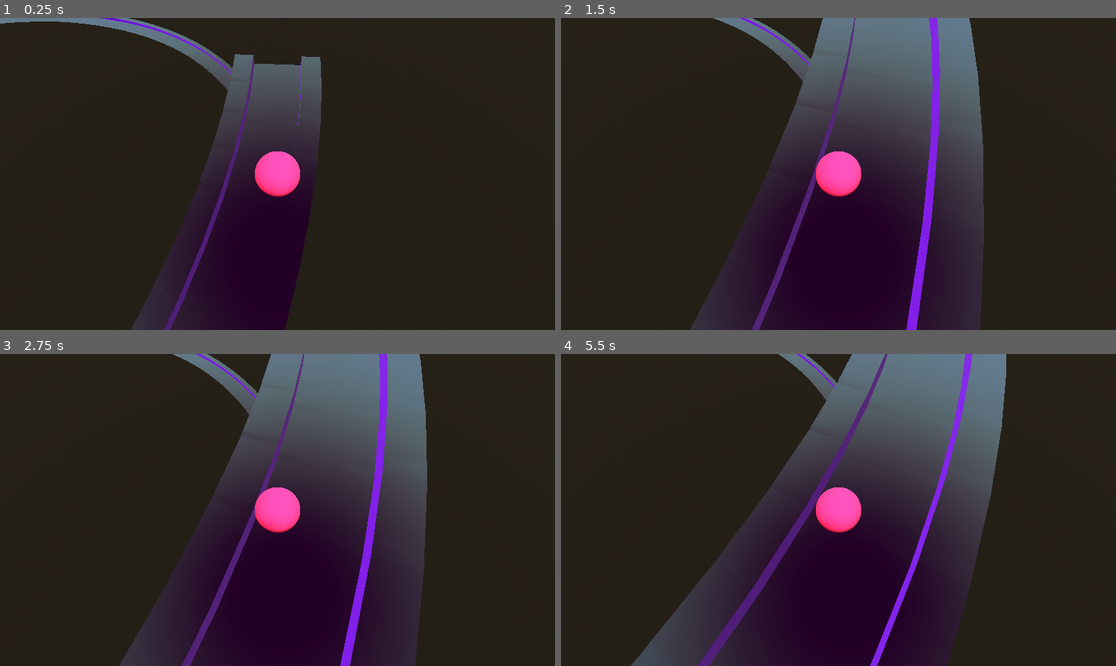
Above: before the commit, frames 1-4 (two rows, left to right).
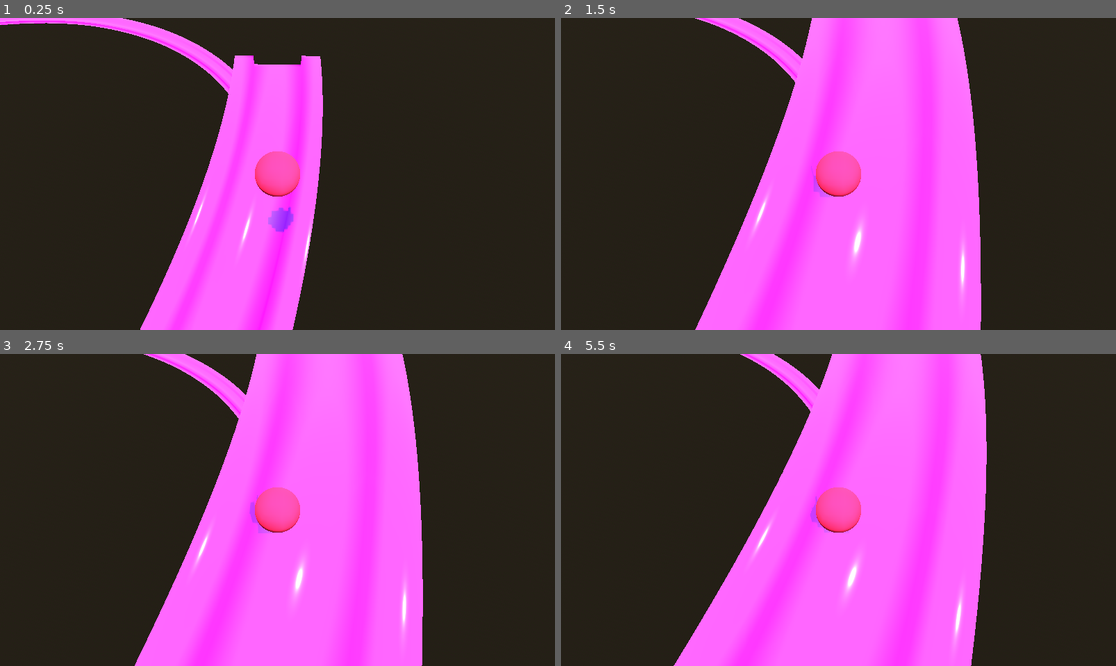
Above: after the commit, the same moments.

Repository: ArijaK/luge_vr
Game: Godot game, scene res://main.tscn
The game is run twice, just before and just after one commit, with the same random seed, the same clock (stepped at 60 frames per second) and the same inputs.
Inputs:
- Up to frame 1 (0.25 s): no input
- Up to frame 2 (1.5 s): no input
- Up to frame 3 (2.75 s): no input
- Up to frame 4 (5.5 s): no input

The runs differ from the first frame. In frame 1, 20% of the frame differs, in the area x 0-59%, y 0-100%; in frame 2, 40%; in frame 3, 41%; in frame 4, 44%, in the area x 12-81%, y 0-100%.

Commit message:
Testing with surface tool (DRAFT)

Diff:
--- a/vr/track.gd
+++ b/vr/track.gd
@@ -1,6 +1,6 @@
 class_name TrackGenerator extends StaticBody3D
 
-@export var point_step = 1    # New point in track after every meter
+@export var point_step = 0.2    # New point in track after every meter
 
 
 func load_config(path: String) -> ConfigFile:
@@ -82,13 +82,8 @@
 
 
 func create_mesh(curve: Curve3D, shape: Array) -> ArrayMesh:
-	var surface_array = []
-	surface_array.resize(Mesh.ARRAY_MAX)
-
-	var vertices = PackedVector3Array()
-	var uvs = PackedVector2Array()
-	var normals = PackedVector3Array()
-	var indices = PackedInt32Array()
+	var st = SurfaceTool.new()
+	st.begin(Mesh.PRIMITIVE_TRIANGLES)
 
 	var line_points = curve.get_baked_points()
 	var sections = []
@@ -103,49 +98,96 @@
 		var s = sections[i]
 		var s_next = sections[i + 1]
 
-		var v1 = float(i) / (sections.size() - 1)
-		var v2 = float(i + 1) / (sections.size() - 1)
-
 		for j in range(s.size() - 1):
-			var u1 = float(j) / (s.size() - 1)
-			var u2 = float(j + 1) / (s.size() - 1)
-
-			var base = vertices.size()
-
-			vertices.append(s[j])
-			vertices.append(s_next[j])
-			vertices.append(s[j + 1])
-
-			uvs.append(Vector2(u1, v1))
-			uvs.append(Vector2(u1, v2))
-			uvs.append(Vector2(u2, v1))
-
-			vertices.append(s[j + 1])
-			vertices.append(s_next[j])
-			vertices.append(s_next[j + 1])
-
-			uvs.append(Vector2(u2, v1))
-			uvs.append(Vector2(u1, v2))
-			uvs.append(Vector2(u2, v2))
-
-			indices.append_array(range(base, base+6))
-
-	for i in range(0, vertices.size(), 3):
-		var a = vertices[i]
-		var b = vertices[i + 1]
-		var c = vertices[i + 2]
-		var n = (b - a).cross(c - a).normalized()
-		normals.append_array([n, n, n])
-
-	surface_array[Mesh.ARRAY_VERTEX] = vertices
-	surface_array[Mesh.ARRAY_TEX_UV] = uvs
-	surface_array[Mesh.ARRAY_NORMAL] = normals
-	surface_array[Mesh.ARRAY_INDEX] = indices
-
-	var mesh = ArrayMesh.new()
-	mesh.add_surface_from_arrays(Mesh.PRIMITIVE_TRIANGLES, surface_array)
-
-	return mesh
+			st.add_vertex(s[j])
+			st.add_vertex(s_next[j])
+			st.add_vertex(s[j + 1])
+
+			st.add_vertex(s[j + 1])
+			st.add_vertex(s_next[j])
+			st.add_vertex(s_next[j + 1])
+
+	st.index()
+	st.generate_normals()
+	st.generate_tangents()
+	return st.commit()
+	#var surface_array = []
+	#surface_array.resize(Mesh.ARRAY_MAX)
+	#
+	#var vertices = PackedVector3Array()
+	#var uvs = PackedVector2Array()
+	#var normals = PackedVector3Array()
+	#var indices = PackedInt32Array()
+#
+	#var line_points = curve.get_baked_points()
+	#var sections = []
+#
+	#for i in range(line_points.size() - 1):
+		#var p = line_points[i]
+		#var p_next = line_points[i + 1]
+		#var T = get_T(p, p_next)
+		#sections.append(get_shape_points(shape, T))
+#
+	#for i in range(sections.size() - 1):
+		#var s = sections[i]
+		#var s_next = sections[i + 1]
+#
+		#var v1 = float(i) / (sections.size() - 1)
+		#var v2 = float(i + 1) / (sections.size() - 1)
+#
+		#for j in range(s.size() - 1):
+			#var u1 = float(j) / (s.size() - 1)
+			#var u2 = float(j + 1) / (s.size() - 1)
+			#
+			#var base = vertices.size()
+#
+			#vertices.append(s[j])
+			#vertices.append(s_next[j])
+			#vertices.append(s[j + 1])
+			#
+			#normals.append(s[j].normalized())
+			#normals.append(s_next[j].normalized())
+			#normals.append(s[j + 1].normalized())
+			#
+			#uvs.append(Vector2(u1, v1))
+			#uvs.append(Vector2(u1, v2))
+			#uvs.append(Vector2(u2, v1))
+#
+			#vertices.append(s[j + 1])
+			#vertices.append(s_next[j])
+			#vertices.append(s_next[j + 1])
+			#
+			#normals.append(s[j].normalized())
+			#normals.append(s_next[j].normalized())
+			#normals.append(s[j + 1].normalized())
+			#
+			#uvs.append(Vector2(u2, v1))
+			#uvs.append(Vector2(u1, v2))
+			#uvs.append(Vector2(u2, v2))
+			#
+			#indices.append_array(range(base, base+6))
+#
+	##var n = Vector3.ZERO
+	##for i in range(0, vertices.size(), 3):
+		##var a = vertices[i]
+		##var b = vertices[i + 1]
+		##var c = vertices[i + 2]
+		##
+		##n = (b - a).cross(c - a).normalized()
+		##normals.append_array([
+			##n.normalized(),
+			##(n+n).normalized(),
+			##(n+n+n).normalized()
+		##])
+#
+	#surface_array[Mesh.ARRAY_VERTEX] = vertices
+	#surface_array[Mesh.ARRAY_TEX_UV] = uvs
+	#surface_array[Mesh.ARRAY_NORMAL] = normals
+	#surface_array[Mesh.ARRAY_INDEX] = indices
+#
+	#var mesh = ArrayMesh.new()
+	#mesh.add_surface_from_arrays(Mesh.PRIMITIVE_TRIANGLES, surface_array)
+	#return mesh
 
 
 @onready var trajectory = $Path3D
